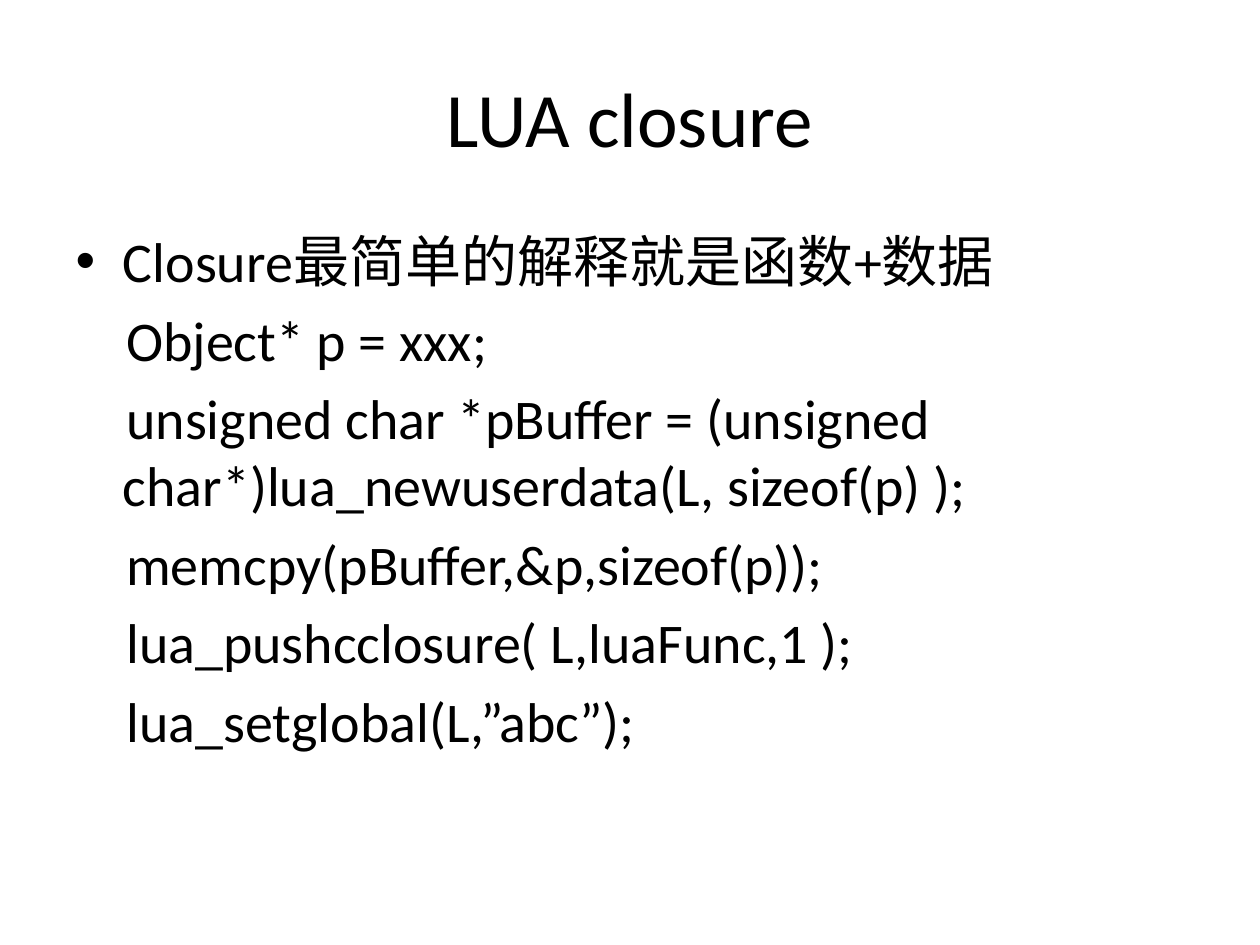
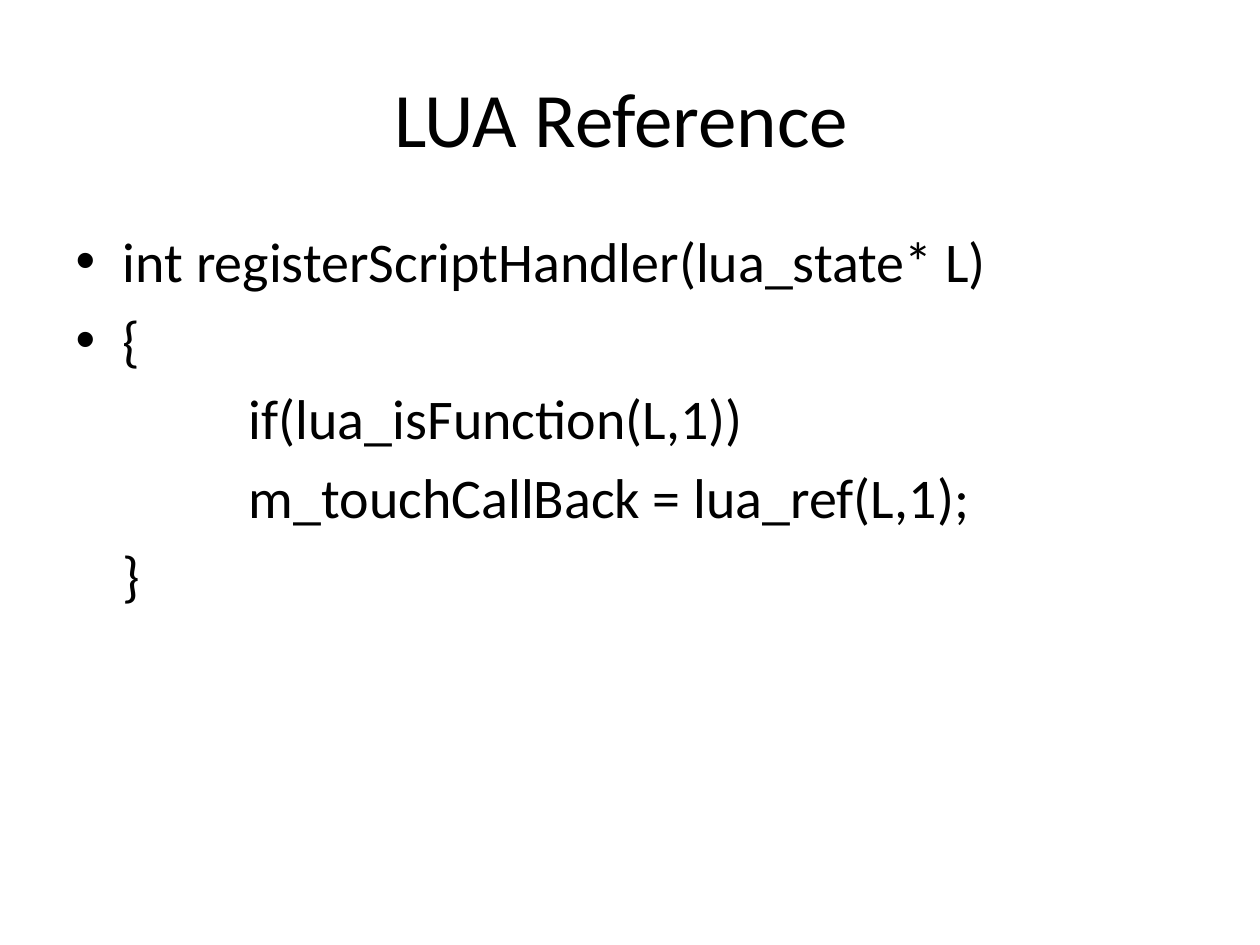
Before and after one commit to henryfung01/StreetFighter, a slide deck: slide 41 of lua1.pptx (slide 24 before the commit). Drawn at 1260x945 pixels with LibreOffice and Linux fonts; fonts in the diff are those of the drawing. Boxes give left, top, right and bottom in pixels: in the first picture for what was removed or moved away, otherwise in the second. Text is boxed around its words. In the diff, an @@ line names an element or a change of style, - is before the commit and + after.

```diff
--- a/lua1.pptx
+++ b/lua1.pptx
@@ title at (394, 94, 848, 148): text changed @@
-LUA closure
+LUA Reference
@@ text at (123, 241, 985, 526): text changed @@
-• Closure最简单的解释就是函数+数据
-Object* p = xxx;
-unsigned char *pBuffer = (unsigned char*)lua_newuserdata(L, sizeof(p) );
-memcpy(pBuffer,&p,sizeof(p));
-lua_pushcclosure( L,luaFunc,1 );
-lua_setglobal(L,”abc”);
+• int registerScriptHandler(lua_state* L)
+• {
+if(lua_isFunction(L,1))
+m_touchCallBack = lua_ref(L,1);
+}
```
Also in this commit, not shown: 9 other slides changed, 26 slides added, 12 slides removed.
